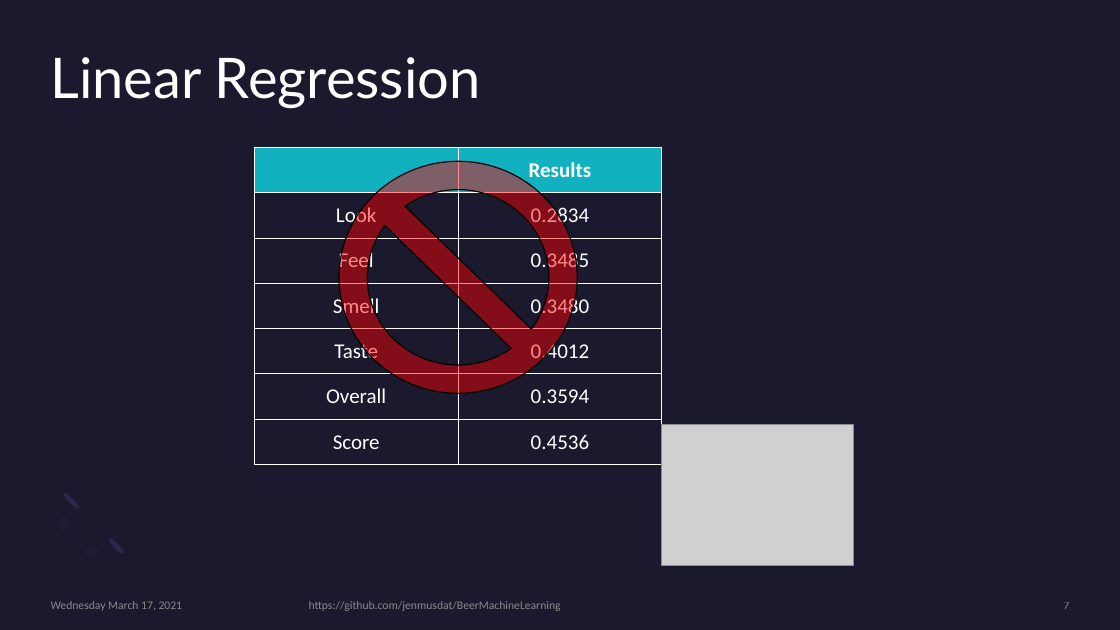
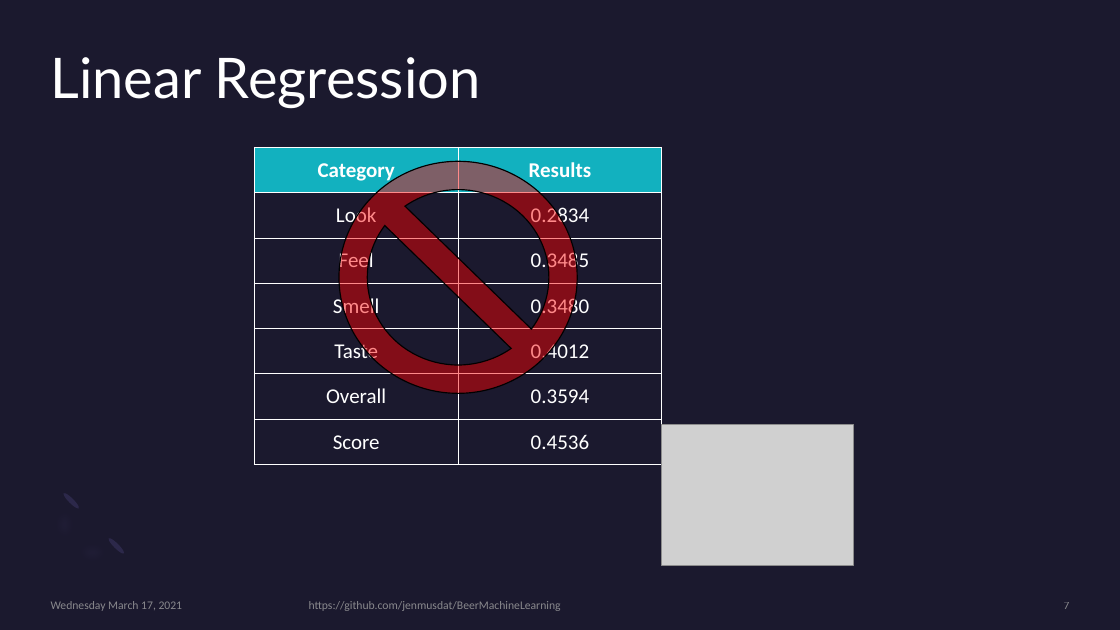
Before and after one commit to jenmusdat/BeerMachineLearning, a slide deck: slide 7 of Beer_Present_Final.pptx. Drawn at 1120x630 pixels with LibreOffice and Linux fonts; fonts in the diff are those of the drawing; grey boxes stand for pictures. Boxes give left, top, right and bottom in pixels: in the first picture for what was removed or moved away, otherwise in the second. Text is boxed around its words. In the diff, an @@ line names an element or a change of style, - is before the commit and + after.

Commit message:
fixed PPT

```diff
--- a/Beer_Present_Final.pptx
+++ b/Beer_Present_Final.pptx
@@ table at [255, 147, 663, 465] @@
-row 1, column 1: 
+row 1, column 1: Category
```
Also in this commit, not shown: 1 other slide changed.
